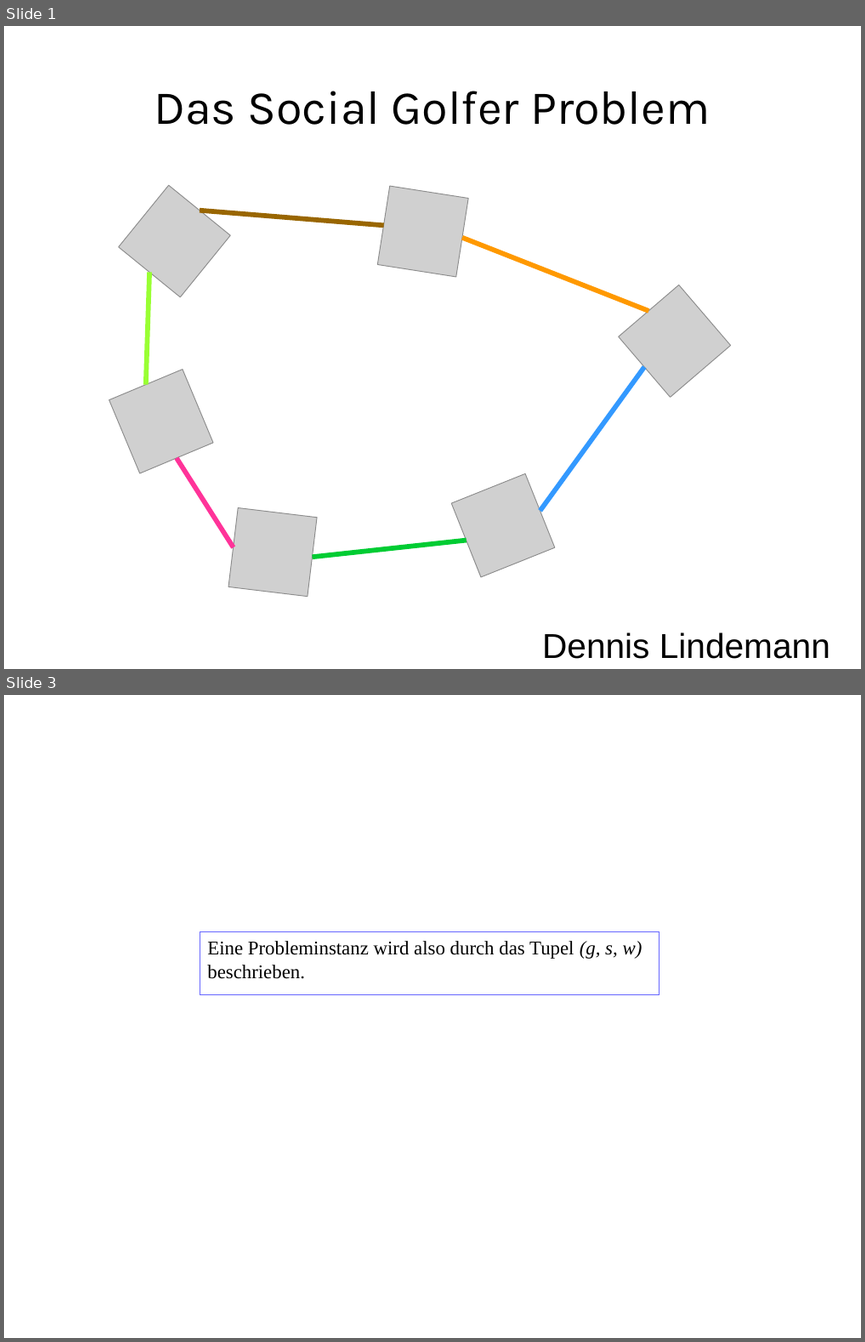
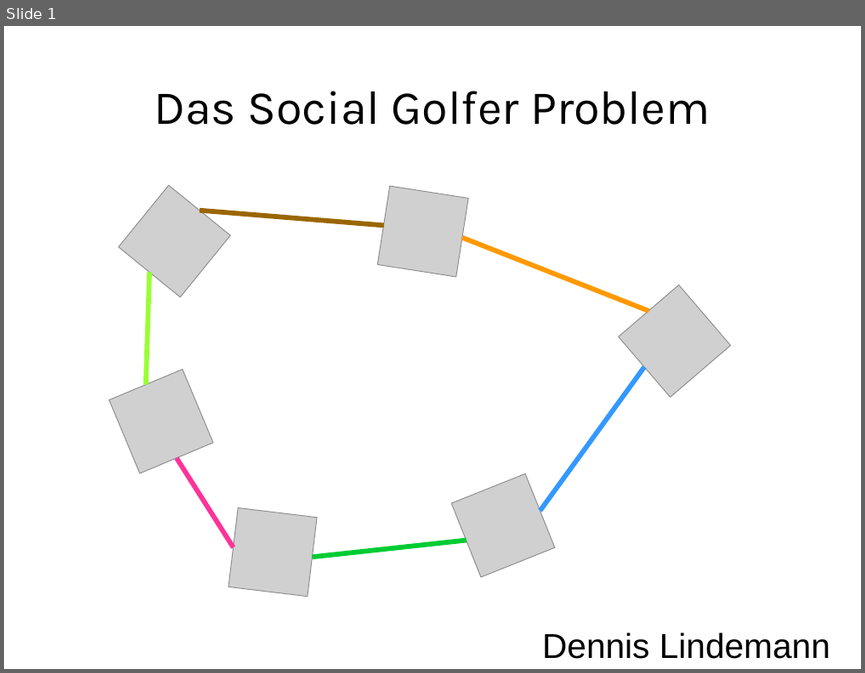
Before and after one commit to RincewindWizzard/social-golfers, a slide deck: presentation/DennisLindemannSocialGolferProblem.odp. Shown one above the other, each under a label of ours: slides 1 and 3 before the commit, slide 1 after it; the slides between them are not shown. The pictures are 865x1342 and 865x673 pixels, drawn with LibreOffice and Linux fonts; fonts in the diff are those of the drawing; grey boxes stand for pictures. Boxes give left, top, right and bottom in pixels: in the first picture for what was removed or moved away, otherwise in the second. Text is boxed around its words. In the diff, an @@ line names an element or a change of style, - is before the commit and + after.

```diff
--- a/presentation/DennisLindemannSocialGolferProblem.odp
+++ b/presentation/DennisLindemannSocialGolferProblem.odp
@@ slide 3 removed at [4, 695, 861, 1338], background #FFFFFF @@
@@ rectangle removed at [200, 932, 659, 995] @@
-Eine Probleminstanz wird also durch das Tupel (g, s, w) beschrieben.
```
Also in this commit, not shown: 1 slide changed, 8 slides added, 3 other slides removed, 5 other files.
